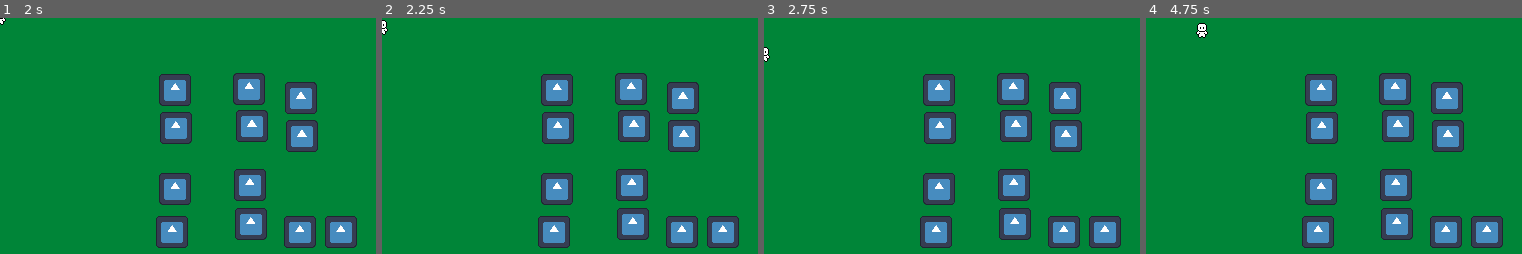
Above: before the commit, frames 1-4 (left to right).
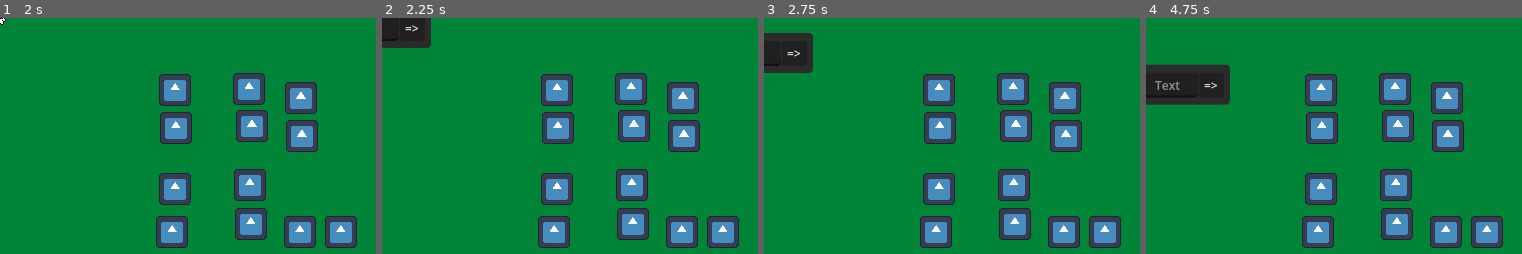
Above: after the commit, the same moments.

Repository: connorhedgehog/WF2D
Game: Godot game, scene res://Scenes/mp_menu.tscn
Same seed, same stepped clock (60 frames per second), same inputs: the game is played once before the commit and once after it. The engine's default icon, where the game draws it, is replaced by a stand-in: a white triangle on a blue panel in a dark square.
Inputs (mouse positions are in pixels of both pictures, inside the frame that each line leads up to):
- Up to frame 1 (2 s): tap Enter at 0.5 s; hold D (right) 0.53-1.25 s; hold Shift (sprint) 0.53-1.25 s; tap E (e, bound only after the commit) at 0.8 s; click "Host" at 1.25 s
- Up to frame 2 (2.25 s): tap Space at 2 s; hold S (down) from 2.03 s (still down); tap E (e, bound only after the commit) at 2.1 s
- Up to frame 3 (2.75 s): keep holding S (down); tap Shift (sprint) at 2.3 s
- Up to frame 4 (4.75 s): release S (down) at 2.75 s; click (1176, 53) at 2.75 s, where only the run after the commit has a clickable "=>"; hold D (right) 3.53-4.28 s; hold Shift (sprint) 3.53-4.28 s; tap E (e, bound only after the commit) at 3.8, 4.35 s; hold W (up) from 4.28 s (still down); tap Shift (sprint) at 4.55 s

Frame 1 is identical in both runs. In frame 2, 1.7% of the frame differs, in the area x 0-14%, y 0-13%; in frame 3, 2.2%; in frame 4, 4.0%, in the area x 0-23%, y 2-37%.

Commit message:
Test client-sided GUI with server-sided effects

Diff:
--- /dev/null
+++ b/Scenes/TestGUI.tscn
@@ -0,0 +1,69 @@
+[gd_scene load_steps=3 format=3 uid="uid://dl6afb3hh1xcn"]
+
+[ext_resource type="Script" path="res://Scripts/test_gui.gd" id="1_kwhbl"]
+
+[sub_resource type="StyleBoxFlat" id="StyleBoxFlat_1ypmp"]
+bg_color = Color(0.169245, 0.169245, 0.169245, 1)
+corner_radius_top_left = 4
+corner_radius_top_right = 4
+corner_radius_bottom_right = 4
+corner_radius_bottom_left = 4
+
+[node name="TestGui" type="Control"]
+layout_mode = 3
+anchors_preset = 15
+anchor_right = 1.0
+anchor_bottom = 1.0
+grow_horizontal = 2
+grow_vertical = 2
+script = ExtResource("1_kwhbl")
+
+[node name="Panel" type="Panel" parent="."]
+layout_mode = 1
+anchors_preset = 8
+anchor_left = 0.5
+anchor_top = 0.5
+anchor_right = 0.5
+anchor_bottom = 0.5
+offset_left = -49.0
+offset_top = -20.0
+offset_right = 49.0
+offset_bottom = 20.0
+grow_horizontal = 2
+grow_vertical = 2
+theme_override_styles/panel = SubResource("StyleBoxFlat_1ypmp")
+
+[node name="Button" type="Button" parent="Panel"]
+layout_mode = 1
+anchors_preset = 8
+anchor_left = 0.5
+anchor_top = 0.5
+anchor_right = 0.5
+anchor_bottom = 0.5
+offset_left = 18.0
+offset_top = -12.5
+offset_right = 43.0
+offset_bottom = 12.5
+grow_horizontal = 2
+grow_vertical = 2
+theme_override_font_sizes/font_size = 12
+text = "=>"
+
+[node name="LineEdit" type="LineEdit" parent="Panel"]
+layout_mode = 1
+anchors_preset = 8
+anchor_left = 0.5
+anchor_top = 0.5
+anchor_right = 0.5
+anchor_bottom = 0.5
+offset_left = -43.5
+offset_top = -12.5
+offset_right = 16.5
+offset_bottom = 12.5
+grow_horizontal = 2
+grow_vertical = 2
+theme_override_font_sizes/font_size = 12
+placeholder_text = "Text"
+alignment = 1
+
+[connection signal="pressed" from="Panel/Button" to="." method="_on_send_pressed"]
--- a/Scenes/player.tscn
+++ b/Scenes/player.tscn
@@ -1,7 +1,8 @@
-[gd_scene load_steps=25 format=3 uid="uid://dg75k2udu27ca"]
+[gd_scene load_steps=26 format=3 uid="uid://dg75k2udu27ca"]
 
 [ext_resource type="Script" path="res://Scripts/player.gd" id="1_qjgs8"]
 [ext_resource type="Texture2D" uid="uid://cwqk4o2y7ku5s" path="res://Sprites/ph_player.png" id="2_3kpwt"]
+[ext_resource type="PackedScene" uid="uid://dl6afb3hh1xcn" path="res://Scenes/TestGUI.tscn" id="3_3lf4h"]
 
 [sub_resource type="AtlasTexture" id="AtlasTexture_1wq4d"]
 atlas = ExtResource("2_3kpwt")
@@ -190,6 +191,18 @@
 properties/0/path = NodePath(".:position")
 properties/0/spawn = true
 properties/0/replication_mode = 1
+properties/1/path = NodePath("AnimatedSprite2D:animation")
+properties/1/spawn = true
+properties/1/replication_mode = 2
+properties/2/path = NodePath("AnimatedSprite2D:speed_scale")
+properties/2/spawn = true
+properties/2/replication_mode = 2
+properties/3/path = NodePath("AnimatedSprite2D:frame")
+properties/3/spawn = true
+properties/3/replication_mode = 2
+properties/4/path = NodePath("Label:text")
+properties/4/spawn = true
+properties/4/replication_mode = 2
 
 [node name="Player" type="CharacterBody2D"]
 script = ExtResource("1_qjgs8")
@@ -200,3 +213,17 @@
 
 [node name="MultiplayerSynchronizer" type="MultiplayerSynchronizer" parent="."]
 replication_config = SubResource("SceneReplicationConfig_vtbn3")
+
+[node name="Label" type="Label" parent="."]
+offset_left = -24.0
+offset_top = -22.0
+offset_right = 24.0
+offset_bottom = -8.0
+theme_override_font_sizes/font_size = 10
+text = "Text"
+horizontal_alignment = 1
+vertical_alignment = 1
+clip_text = true
+
+[node name="TestGui" parent="." instance=ExtResource("3_3lf4h")]
+visible = false
--- a/Scripts/player.gd
+++ b/Scripts/player.gd
@@ -1,33 +1,43 @@
 extends CharacterBody2D
+
+@onready var test_gui: Control = $TestGui
 
 var speed = 50
 var sprite_direction = "down"
+var frozen = false
 
 func _enter_tree():
-	print(name)
 	set_multiplayer_authority(name.to_int())
 
 func _physics_process(_delta):
 	if is_multiplayer_authority():
-		var direction = Input.get_vector("left", "right", "up", "down")
-		if Input.is_action_pressed("sprint"):
-			velocity = direction * (speed * 1.5)
-#			$AnimatedSprite2D.speed_scale = 1.5
-		else:
-			velocity = direction * speed
-#			$AnimatedSprite2D.speed_scale = 1
-#		if velocity.y != 0 or velocity.x != 0:
-#			if velocity.y < 0:
-#				sprite_direction = "up"
-#			elif velocity.y > 0:
-#				sprite_direction = "down"
-#			if velocity.x < 0:
-#				sprite_direction = "left"
-#			elif velocity.x > 0:
-#				sprite_direction = "right"
-#
-#			$AnimatedSprite2D.play("walk_" + sprite_direction)
-#		else:
-#			$AnimatedSprite2D.play("idle_" + sprite_direction)
+		# movement
+		if not frozen:
+			var direction = Input.get_vector("left", "right", "up", "down")
+			if Input.is_action_pressed("sprint"):
+				velocity = direction * (speed * 1.5)
+				$AnimatedSprite2D.speed_scale = 1.5
+			else:
+				velocity = direction * speed
+				$AnimatedSprite2D.speed_scale = 1
+			if velocity.y != 0 or velocity.x != 0:
+				if velocity.y < 0:
+					sprite_direction = "up"
+				elif velocity.y > 0:
+					sprite_direction = "down"
+				if velocity.x < 0:
+					sprite_direction = "left"
+				elif velocity.x > 0:
+					sprite_direction = "right"
+
+		# animation
+				$AnimatedSprite2D.play("walk_" + sprite_direction)
+			else:
+				$AnimatedSprite2D.play("idle_" + sprite_direction)
 
 		move_and_slide()
+
+		# user interface
+		if Input.is_action_just_pressed("e"):
+			test_gui.visible = not test_gui.visible
+			frozen = test_gui.visible
--- /dev/null
+++ b/Scripts/test_gui.gd
@@ -0,0 +1,6 @@
+extends Control
+
+@onready var line_edit: LineEdit = $Panel/LineEdit
+
+func _on_send_pressed() -> void:
+	get_node("../Label").text = line_edit.text
--- a/project.godot
+++ b/project.godot
@@ -60,6 +60,11 @@
 "events": [Object(InputEventKey,"resource_local_to_scene":false,"resource_name":"","device":-1,"window_id":0,"alt_press …(195 unchanged characters)…
 ]
 }
+e={
+"deadzone": 0.5,
+"events": [Object(InputEventKey,"resource_local_to_scene":false,"resource_name":"","device":-1,"window_id":0,"alt_pressed":false,"shift_pressed":false,"ctrl_pressed":false,"meta_pressed":false,"pressed":false,"keycode":0,"physical_keycode":69,"key_label":0,"unicode":101,"location":0,"echo":false,"script":null)
+]
+}
 
 [rendering]
 
